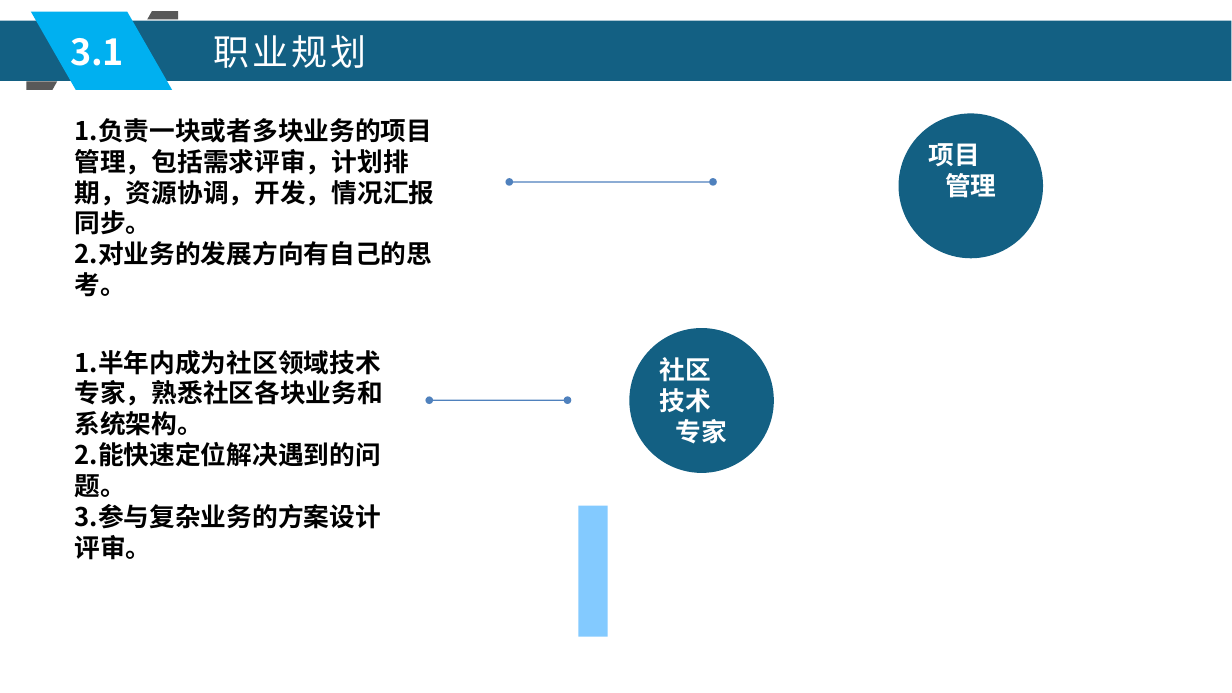
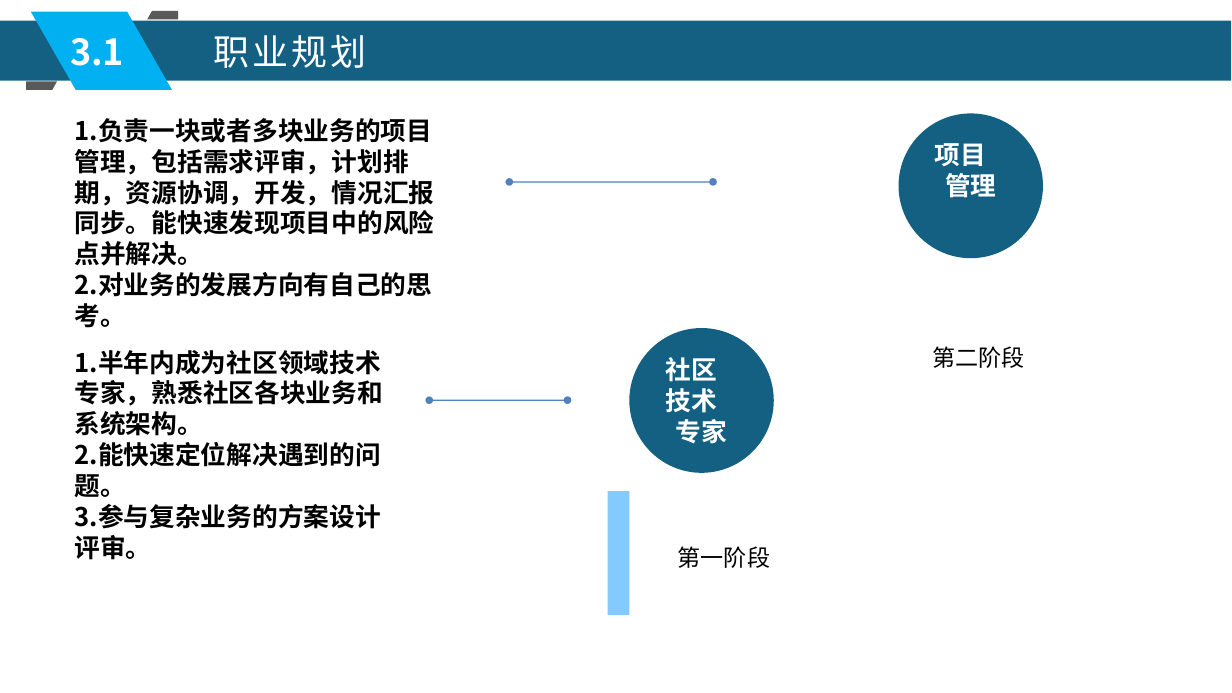
Before and after one commit to xljnc/husky-starter, a slide deck: slide 14 of doc/zzdb.pptx. Drawn at 1232x693 pixels with LibreOffice and Linux fonts; fonts in the diff are those of the drawing. Boxes give left, top, right and bottom in pixels: in the first picture for what was removed or moved away, otherwise in the second. Text is boxed around its words. In the diff, an @@ line names an element or a change of style, - is before the commit and + after.

```diff
--- a/doc/zzdb.pptx
+++ b/doc/zzdb.pptx
@@ freeform shape at [26, 81, 56, 90]: outline redrawn @@
@@ text at [75, 118, 435, 266]: text changed @@
-1.负责一块或者多块业务的项目管理，包括需求评审，计划排期，资源协调，开发，情况汇报同步。
+1.负责一块或者多块业务的项目管理，包括需求评审，计划排期，资源协调，开发，情况汇报同步。能快速发现项目中的风险点并解决。
@@ text in ellipse at [935, 143, 996, 198]: text changed @@
-项目
-管理
+项目
+管理
@@ text in ellipse at [665, 357, 727, 444]: text changed @@
-社区
-技术
-专家
+社区
+技术
+专家
@@ text added at [932, 346, 1024, 368], 18 pt, text #000000 @@
+第二阶段
@@ line moved from (593, 506) - (593, 637) to (618, 491) - (618, 615) @@
@@ line (618, 491) - (618, 615): stroke #83CAFF 22.68 pt to #83CAFF 17.01 pt @@
@@ text added at [678, 546, 770, 568], 18 pt, text #000000 @@
+第一阶段
```
Also in this commit, not shown: 12 other slides changed.
